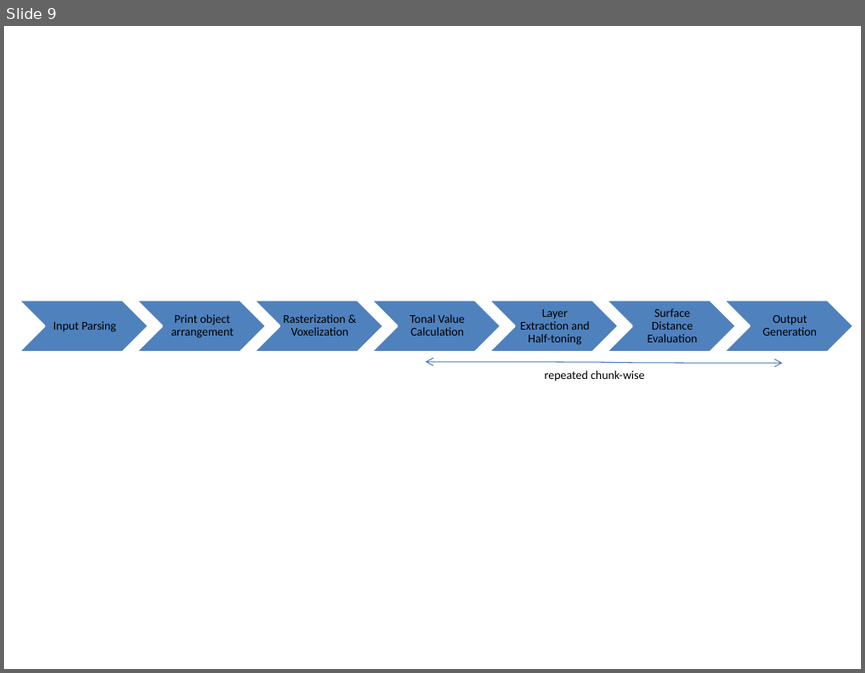
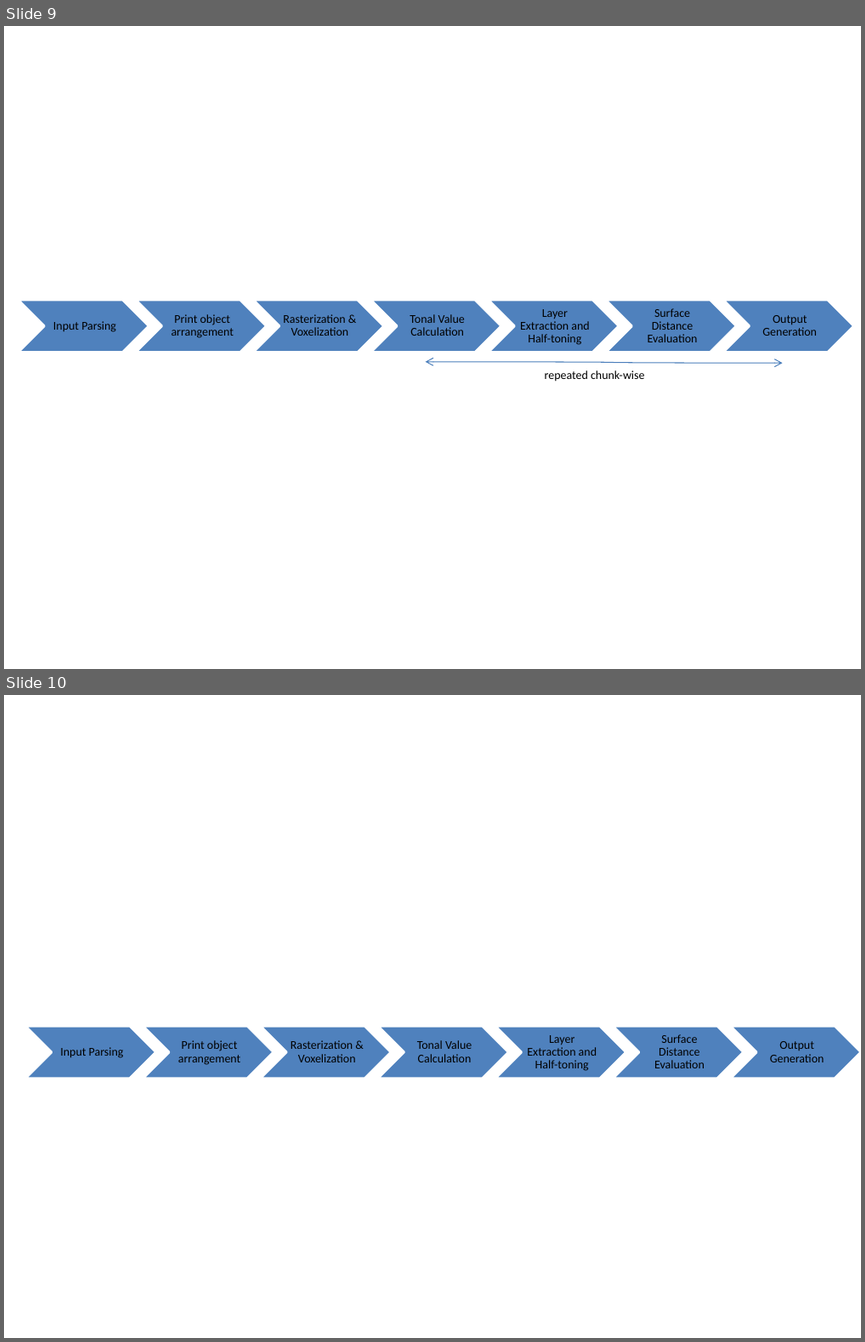
Before and after one commit to bsuman/ThesisDocumentation, a slide deck: pictures.pptx. Shown one above the other, each under a label of ours: slide 9 before the commit, slides 9 and 10 after it. The pictures are 865x673 and 865x1342 pixels, drawn with LibreOffice and Linux fonts; fonts in the diff are those of the drawing. Boxes give left, top, right and bottom in pixels: in the first picture for what was removed or moved away, otherwise in the second. Text is boxed around its words. In the diff, an @@ line names an element or a change of style, - is before the commit and + after.

Commit message:
saved unsaved changes

```diff
--- a/pictures.pptx
+++ b/pictures.pptx
@@ slide 10 added at [4,695,861,1338], background #FFFFFF @@
@@ group added at [25,1026,861,1078]: 7 chevrons, 7 texts @@
+Input Parsing
+Print object arrangement
+Rasterization & Voxelization
+Tonal Value Calculation
+Layer Extraction and Half-toning
+Surface Distance Evaluation
+Output Generation
```
